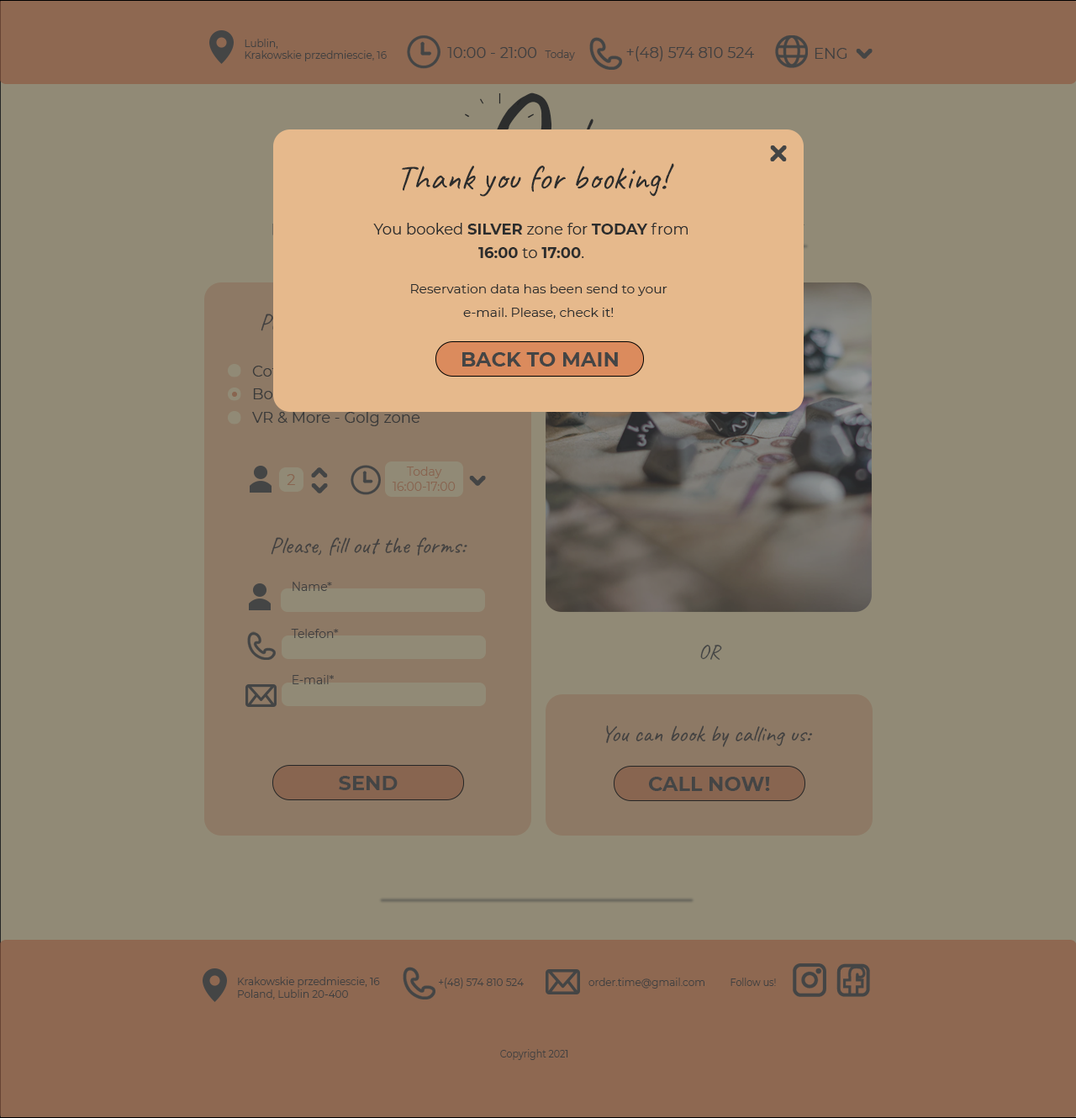
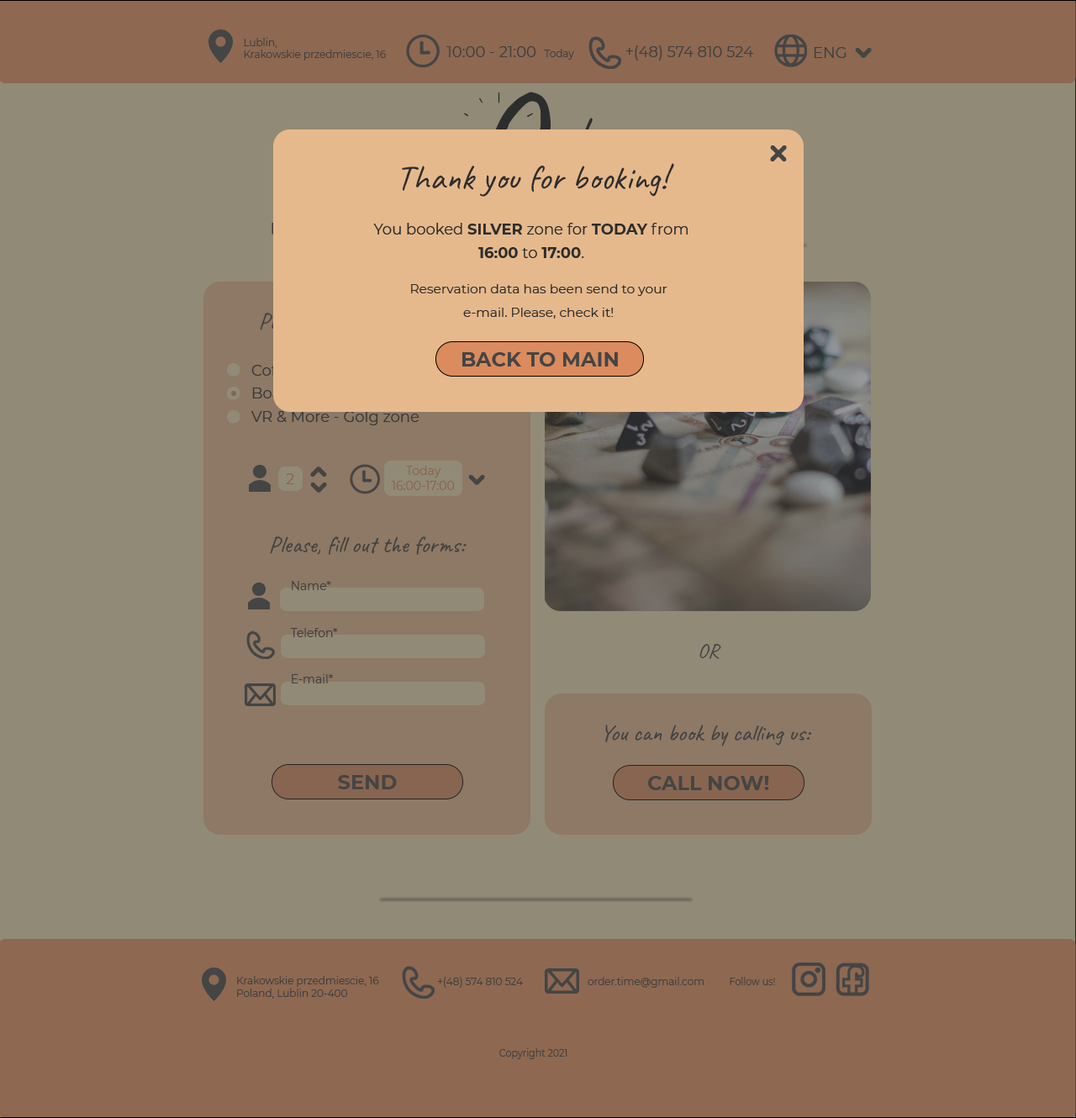
Layers edited between the first and the second (1076, 1118) image:
added group "Pop-up" with 7 layers in group "Монтажная область 1" over [273, 163, 804, 412]
moved "Thank you for booking!" into group "Pop-up" over [401, 163, 675, 197]
moved "Reservation data has been send to your e-mail. Please, check it" into group "Pop-up" over [411, 284, 668, 319]
moved "You booked silver zone for today from 16:00 to 17:00." into group "Pop-up" over [373, 222, 688, 259]
renamed "Прямоугольник 9" to "Pop-up_bg", moved it into group "Pop-up" over [273, 163, 804, 412]
renamed "Today" to "Book_now", painted on it over [0, 0, 1076, 1118]
removed layer "Слой 1" from group "Монтажная область 1" over [544, 282, 872, 613]
removed layer "Прямоугольник 7" (3rd of 3, in "Монтажная область 1") from group "Монтажная область 1" over [280, 588, 486, 613]
removed layer "Прямоугольник 2" (2nd of 3, in "Монтажная область 1") from group "Монтажная область 1" over [613, 765, 806, 802]
removed layer "Прямоугольник 2" (3rd of 3, in "Монтажная область 1") from group "Монтажная область 1" over [272, 765, 465, 801]
removed layer "Линия 1" from group "Монтажная область 1" over [464, 93, 539, 175]
removed layer "O" from group "Монтажная область 1" over [487, 92, 553, 189]
removed layer "Прямоугольник 5" (1st of 2, in "Монтажная область 1") from group "Монтажная область 1" over [545, 694, 873, 836]
removed layer "Прямоугольник 5" (2nd of 2, in "Монтажная область 1") from group "Монтажная область 1" over [204, 282, 532, 836]
removed layer "Прямоугольник 4" (1st of 2, in "Монтажная область 1") from group "Монтажная область 1" over [0, 939, 1076, 1118]
removed layer "Прямоугольник 4" (2nd of 2, in "Монтажная область 1") from group "Монтажная область 1" over [0, 0, 1076, 85]
removed layer "Прямоугольник 1" from group "Монтажная область 1" over [0, 0, 1076, 1118]
…and 58 more changes (1 painted, 56 removed, 2 renamed, 2 stack)
